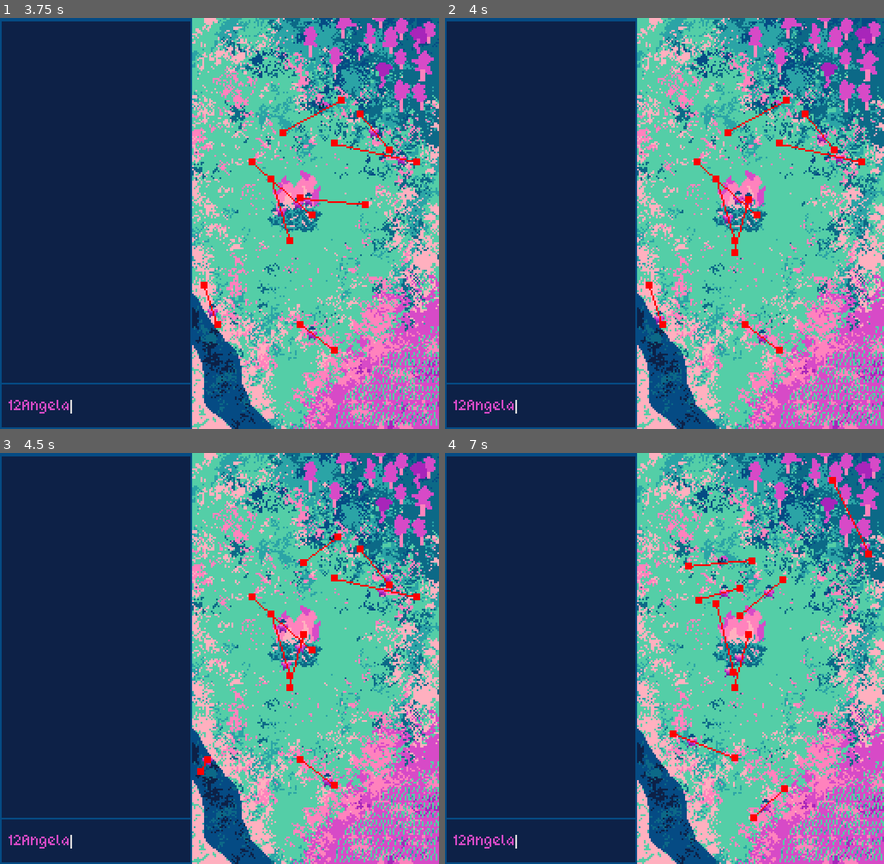
Above: before the commit, frames 1-4 (two rows, left to right).
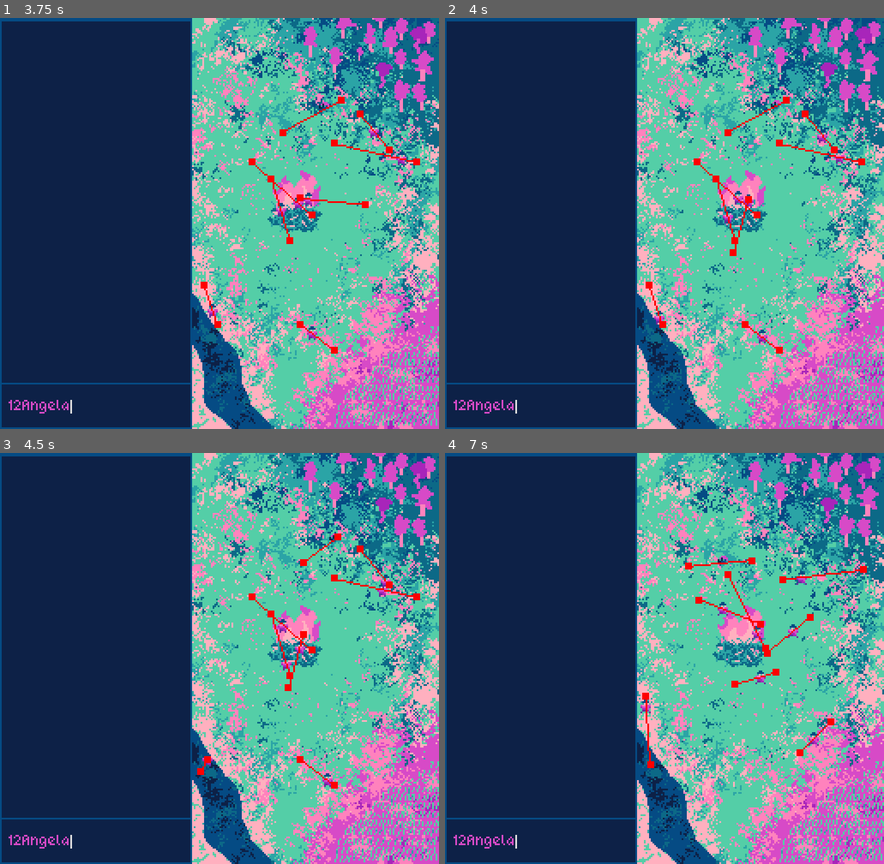
Above: after the commit, the same moments.

Repository: BoopEnthusiast/Micro-Jam-15
Game: Godot game, scene res://scenes/main.tscn
The game is run twice, just before and just after one commit, with the same random seed, the same clock (stepped at 60 frames per second) and the same inputs.
Inputs (mouse positions are in pixels of both pictures, inside the frame that each line leads up to):
- Up to frame 1 (3.75 s): click (100, 408) at 0.52 s; type "12" at 0.6 s; move the mouse to (96, 383) at 1.27 s; move the mouse to (324, 342) at 2.02 s; type "Angela" at 2.75 s; move the mouse to (263, 133) at 3.52 s
- Up to frame 2 (4 s): no input
- Up to frame 3 (4.5 s): move the mouse to (197, 740) at 4.27 s
- Up to frame 4 (7 s): move the mouse to (796, 720) at 5.02 s; move the mouse to (532, 596) at 5.77 s; move the mouse to (686, 658) at 6.52 s

Frame 1 is identical in both runs. In frame 2, less than 0.1% of the frame differs, in the area x 64-71%, y 42-58%; in frame 3, 0.1%; in frame 4, 1.8%, in the area x 44-98%, y 5-90%.

Commit message:
collision fix

Diff:
--- a/scenes/main.tscn
+++ b/scenes/main.tscn
@@ -224,41 +224,49 @@
 
 [node name="Ghost1" parent="." instance=ExtResource("3_4ci76")]
 position = Vector2(193, 70)
+collision_mask = 1
 id = 1
 npc_name = "Nick"
 
 [node name="Villager2" parent="." instance=ExtResource("1_0auvh")]
 position = Vector2(173, 192)
+collision_mask = 1
 id = 2
 npc_name = "Angela"
 
 [node name="Villager3" parent="." instance=ExtResource("1_0auvh")]
 position = Vector2(133, 119)
+collision_mask = 1
 id = 3
 npc_name = "Mary"
 
 [node name="Villager4" parent="." instance=ExtResource("1_0auvh")]
 position = Vector2(232, 122)
+collision_mask = 1
 id = 4
 npc_name = "Roy"
 
 [node name="Villager5" parent="." instance=ExtResource("1_0auvh")]
 position = Vector2(128, 73)
+collision_mask = 1
 id = 5
 npc_name = "Chad"
 
 [node name="Villager6" parent="." instance=ExtResource("1_0auvh")]
 position = Vector2(168, 47)
+collision_mask = 1
 id = 6
 npc_name = "Vince"
 
 [node name="Villager7" parent="." instance=ExtResource("1_0auvh")]
 position = Vector2(209, 87)
+collision_mask = 1
 id = 7
 npc_name = "Alice"
 
 [node name="Villager8" parent="." instance=ExtResource("1_0auvh")]
 position = Vector2(175, 152)
+collision_mask = 1
 id = 8
 npc_name = "Hershal"
 
--- a/scenes/npc.tscn
+++ b/scenes/npc.tscn
@@ -15,6 +15,7 @@
 default_font_size = 16
 
 [node name="NPC" type="CharacterBody2D" groups=["npc"]]
+collision_layer = 0
 motion_mode = 1
 script = ExtResource("1_ub8a0")
 
